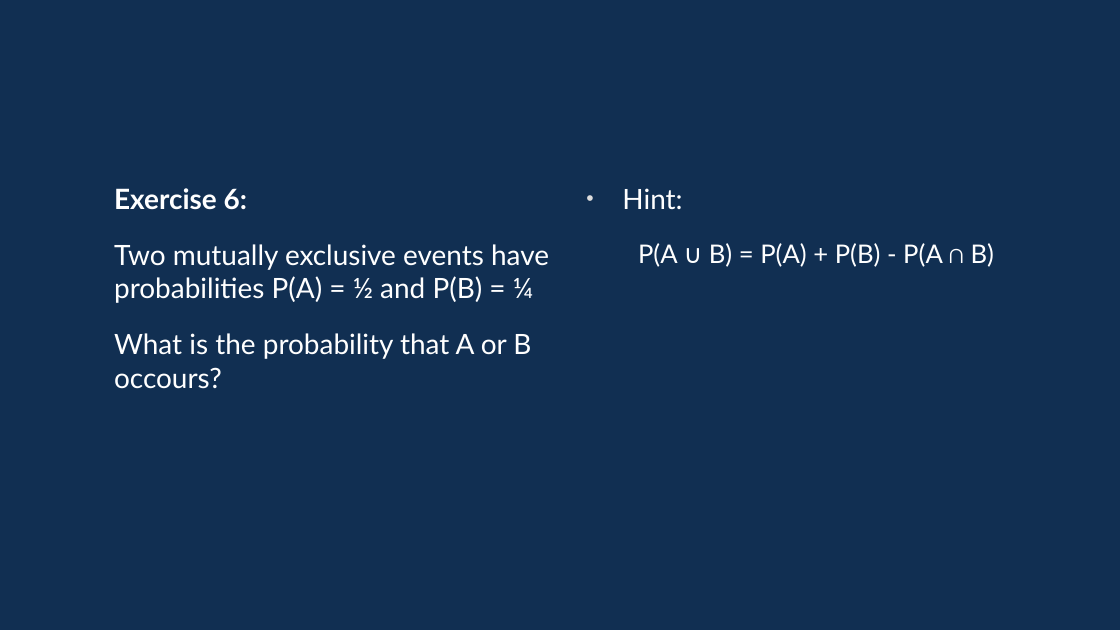
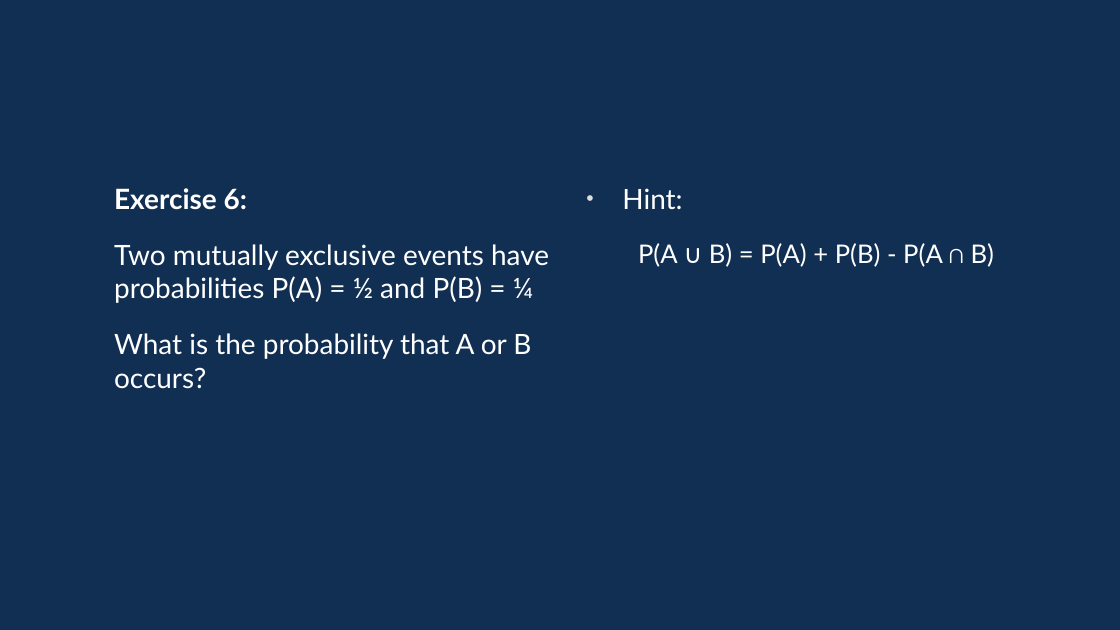
Before and after one commit to davidgundry/maths22-23, a slide deck: slide 27 of slides/maths-10-probability.odp. Drawn at 1120x630 pixels with LibreOffice and Linux fonts; fonts in the diff are those of the drawing. Boxes give left, top, right and bottom in pixels: in the first picture for what was removed or moved away, otherwise in the second. Text is boxed around its words. In the diff, an @@ line names an element or a change of style, - is before the commit and + after.

```diff
--- a/slides/maths-10-probability.odp
+++ b/slides/maths-10-probability.odp
@@ text at (114, 333, 531, 389): text changed @@
-What is the probability that A or B occours?
+What is the probability that A or B occurs?
```
Also in this commit, not shown: 12 other slides changed.
